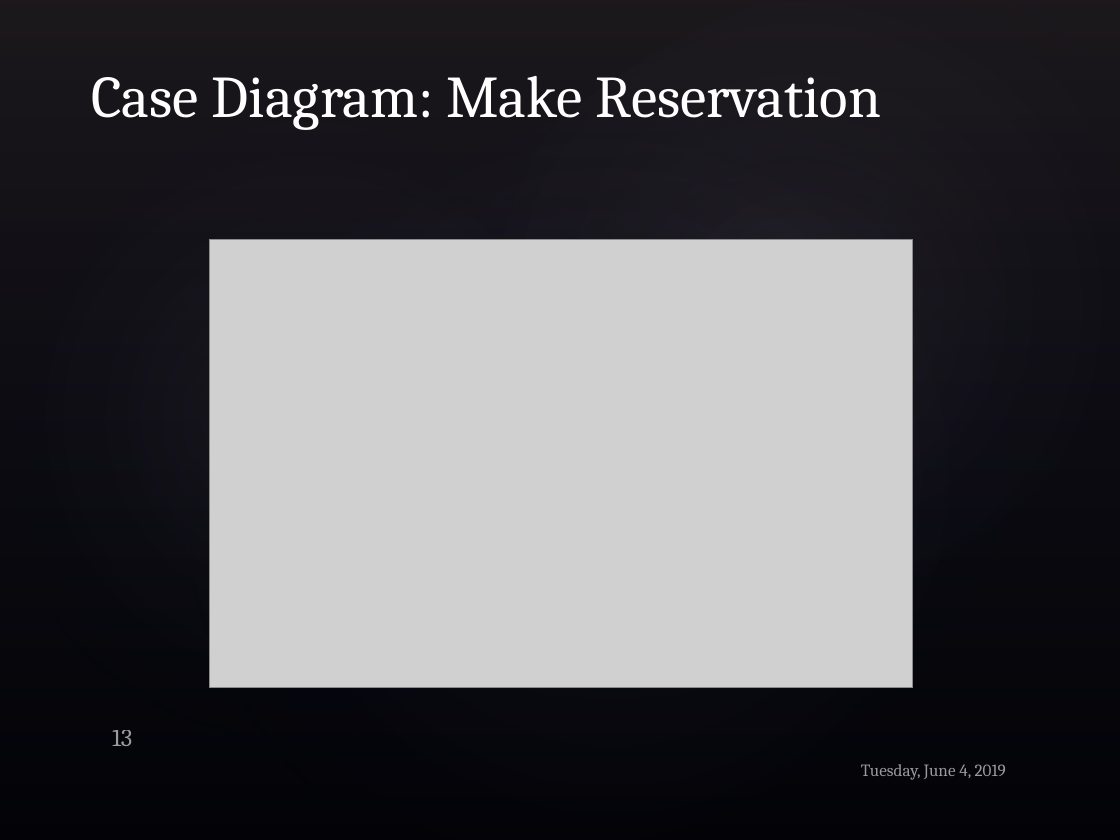
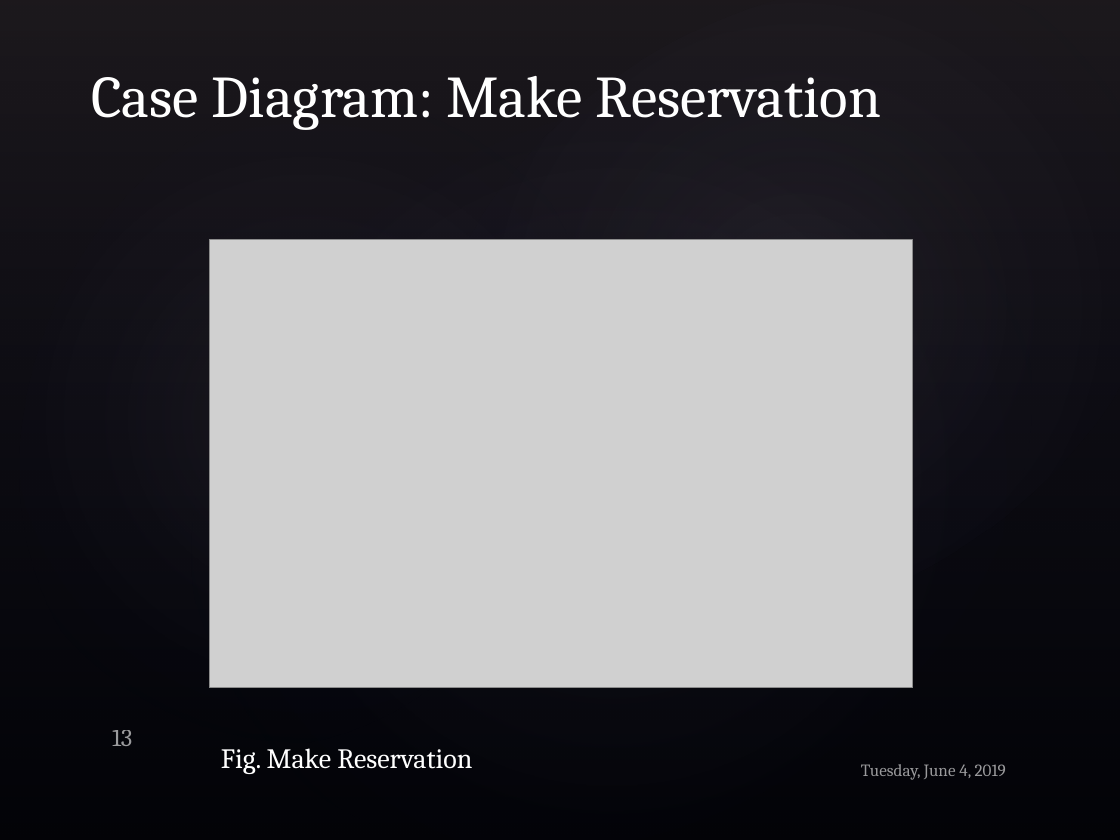
Before and after one commit to iv1660yg/MSU-ICS-370, a slide deck: slide 13 of Project_Inception.pptx. Drawn at 1120x840 pixels with LibreOffice and Linux fonts; fonts in the diff are those of the drawing; grey boxes stand for pictures; background and template pictures are left out. Boxes give left, top, right and bottom in pixels: in the first picture for what was removed or moved away, otherwise in the second. Text is boxed around its words. In the diff, an @@ line names an element or a change of style, - is before the commit and + after.

```diff
--- a/Project_Inception.pptx
+++ b/Project_Inception.pptx
@@ text added at box(221, 748, 472, 774), 18 pt, text #FFFFFF @@
+Fig. Make Reservation
```
Also in this commit, not shown: 3 other slides changed.
